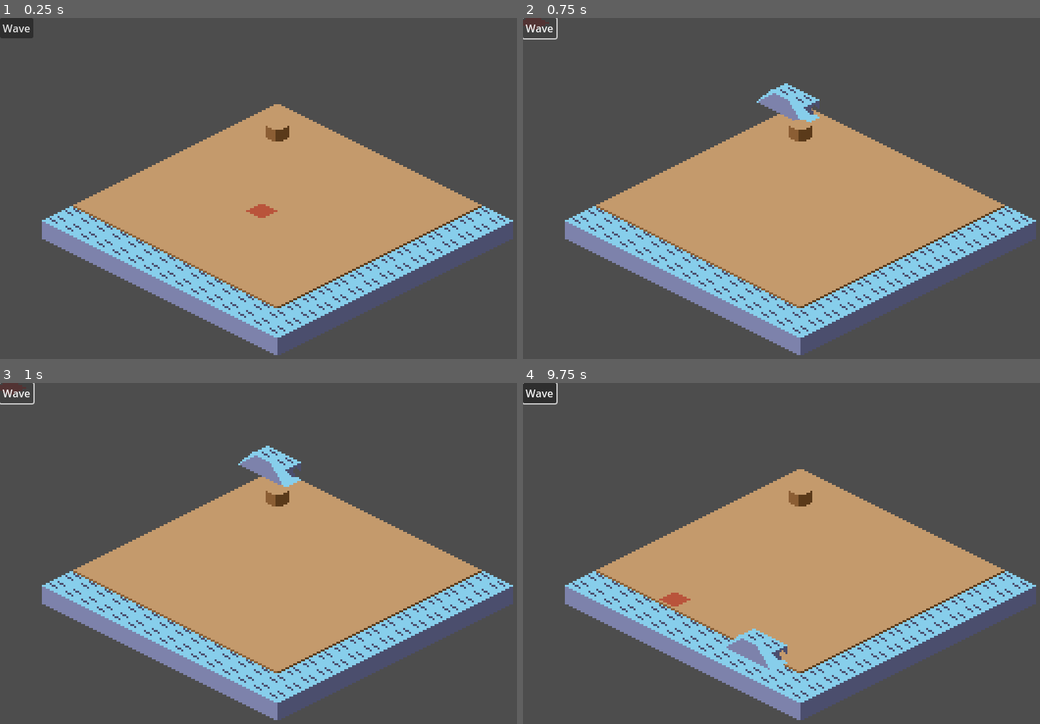
Above: before the commit, frames 1-4 (two rows, left to right).
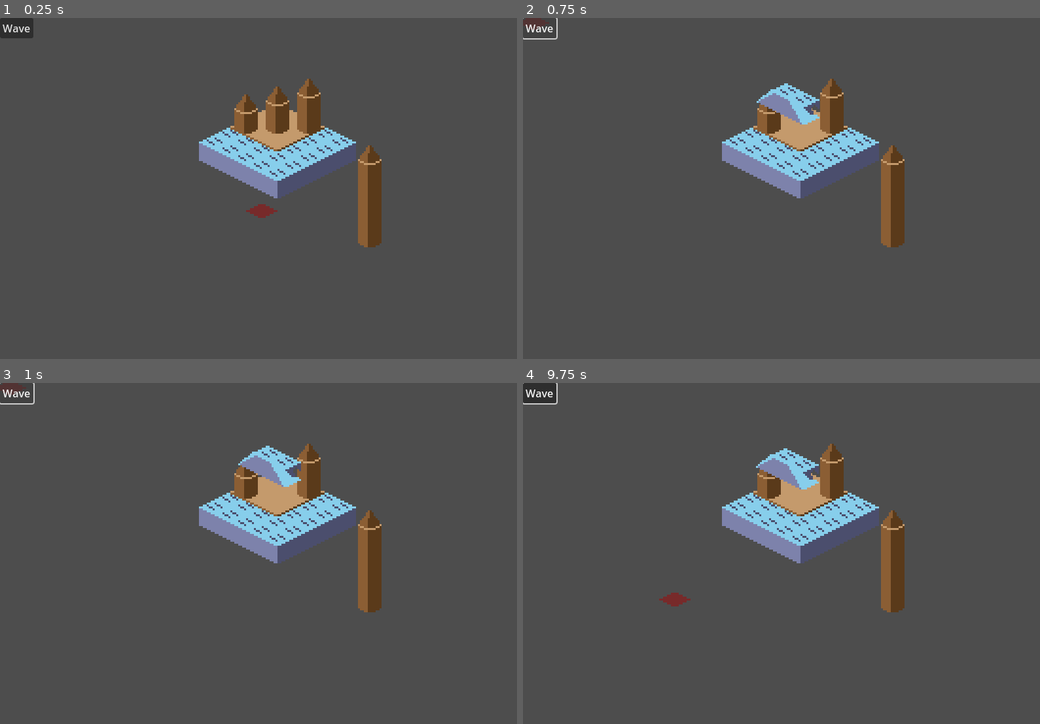
Above: after the commit, the same moments.

Repository: macmist/game-off-2025-waves
Game: Godot game, scene res://scene.tscn
The game is run twice, just before and just after one commit, with the same random seed, the same clock (stepped at 60 frames per second) and the same inputs.
Inputs (mouse positions are in pixels of both pictures, inside the frame that each line leads up to):
- Up to frame 1 (0.25 s): no input
- Up to frame 2 (0.75 s): click "Wave" at 0.5 s
- Up to frame 3 (1 s): no input
- Up to frame 4 (9.75 s): click "Wave" at 1.25 s; click "Wave" at 2 s; move the mouse to (900, 560) at 2.77 s; click (900, 560) at 2.92 s; move the mouse to (678, 597) at 3.52 s; click (678, 597) at 3.67 s; move the mouse to (838, 492) at 4.27 s; click (838, 492) at 4.42 s; move the mouse to (760, 655) at 5.02 s; click (760, 655) at 5.17 s; move the mouse to (941, 638) at 5.77 s; click (941, 638) at 5.92 s; move the mouse to (626, 519) at 6.52 s; click (626, 519) at 6.67 s; move the mouse to (812, 577) at 7.27 s; click (812, 577) at 7.42 s; move the mouse to (703, 481) at 8.02 s; click (703, 481) at 8.17 s; move the mouse to (900, 560) at 8.77 s; click (900, 560) at 8.92 s; tap Enter at 9.5 s; move the mouse to (678, 597) at 9.52 s; click (678, 597) at 9.67 s

The runs differ from the first frame. In frame 1, 36% of the frame differs, in the area x 8-100%, y 17-99%; in frame 2, 36%; in frame 3, 36%; in frame 4, 37%.

Commit message:
chore: building files

Diff:
--- a/components/towers/tower.gd
+++ b/components/towers/tower.gd
@@ -22,8 +22,6 @@
 	build()
 	resistance = resistance_per_tile * size
 
-
-
 func build():
 	var total_tiles = size
 	var total_height = total_tiles * tile_size.y / 2
@@ -38,7 +36,6 @@
 
 	var top = tower_top.instantiate()
 	top.position = Vector2(0, -total_height)
-	print(top.position)
 	layers.add_child(top)
 	_update_collision_shape()
 
@@ -46,11 +43,13 @@
 	var collisions = find_children("*", "CollisionShape2D")
 	if collisions.size() > 0:
 		var col = collisions[0];
-		col.shape.size.x = 14
-		col.shape.size.y = tile_size.y / 2 * size
+		var shape = RectangleShape2D.new()
+		shape.size.x = 14
+		shape.size.y = tile_size.y / 2 * size
+		col.shape = shape
 		col.position.y = - col.shape.size.y / 2 + tile_size.y
-		print("size: ", col.shape.size)
 		col.position.x = 0
+		print(col.shape)
 
 
 func remove_layers(layers_to_remove: int = 1):
@@ -68,10 +67,6 @@
 
 
 
-func _input(event: InputEvent) -> void:
-	if event is InputEventMouseButton and event.is_pressed() and event.button_index == MOUSE_BUTTON_RIGHT:
-		remove_layers(1)
-
 
 func damage(amount: int):
 	var layers_to_remove = 0
--- a/components/towers/tower.tscn
+++ b/components/towers/tower.tscn
@@ -5,7 +5,6 @@
 [ext_resource type="PackedScene" uid="uid://8u2ic1rm7yu5" path="res://components/towers/tower_middle.tscn" id="3_7a5un"]
 
 [sub_resource type="RectangleShape2D" id="RectangleShape2D_yfuoc"]
-size = Vector2(20, 72)
 
 [node name="Tower" type="RigidBody2D"]
 mass = 0.001
--- a/level_generator.gd
+++ b/level_generator.gd
@@ -11,43 +11,62 @@
 var tile_size = Vector2(16, 8)
 
 
-const TOWER_MIDDLE = preload("res://components/towers/tower_middle.tscn")
+const TOWER = preload("res://components/towers/tower.tscn")
+func read_level(path: String) -> Dictionary:
+	var file = FileAccess.open(path, FileAccess.READ)
+	var size = file.get_line().split(' ')
+	var width = int(size[0])
+	var height = int(size[1])
+	var tiles = []
+	print(width, height)
+	for y in range(height):
+		var content = file.get_line()
+		tiles.append([])
+		for x in content:
+			tiles[y].append(int(x))
+	return {"width": width, "height": height, "tiles": tiles}
 
+func generate_floor(dict: Dictionary):
+	if !dict.has("width") || !dict.has("height") || !dict.has("tiles"):
+		return
+	var width = dict.get("width")
+	var height = dict.get("height")
+	var tiles = dict.get("tiles")
 
-func generate_floor():
-	for height in range(size):
-		for width in range(size):
+	for h in range(height):
+		for w in range(width):
 			var atlas = land_atlas
-			if height == size - 2:
-				if width == height:
+			var t = tiles[h][w]
+			match t:
+				0:
 					atlas = water_atlas
-				else:
+				1:
 					atlas = ne_border_atlas
-			if width == size - 2:
-				if width == height:
-					atlas = water_atlas
-				else:
+				2:
 					atlas = nw_border_atlas
+				_:
+					atlas = land_atlas
 
-			if height == size - 1 || width == size - 1:
-				atlas = water_atlas
+			var position = Vector2(w, h)
+			set_cell(position, 0, atlas)
+			if t >= 4:
+				height = t - 3 # 4 is a tower of size 1
+				add_tower(position, height)
 
-			var position = Vector2(width, height)
-			set_cell(position, 0, atlas)
-
-func add_towers():
-	var position = Vector2(1, 1)
-	print("global", to_global(local_to_map(position)), local_to_map(position), to_global(position), map_to_local(position), position)
+func add_tower(position: Vector2, height: int):
 	var global = map_to_local(position)
-	var tower = TOWER_MIDDLE.instantiate()
-	tower.position = global
-	tower.z_index = 12
+	var tower = TOWER.instantiate()
+	tower.position = global + Vector2(0, -4)
+	tower.z_index = 1
+	tower.size = height
+	print("local ", position, "global ", global)
 	add_child(tower)
 
 
 func _ready() -> void:
-	generate_floor()
-	add_towers()
+	var data = read_level("res://levels/level_0.txt")
+	generate_floor(data)
+
 
 
 func get_tile_type(coords: Vector2) -> String:
--- a/scene.tscn
+++ b/scene.tscn
@@ -63,7 +63,7 @@
 text = "Wave"
 
 [node name="Tower" parent="." instance=ExtResource("6_6bifs")]
-position = Vector2(439, 485)
+position = Vector2(55, 66)
 size = 9
 
 [node name="LevelGenerator" parent="." instance=ExtResource("7_aiebb")]
Not shown, added: levels/level_0.txt
